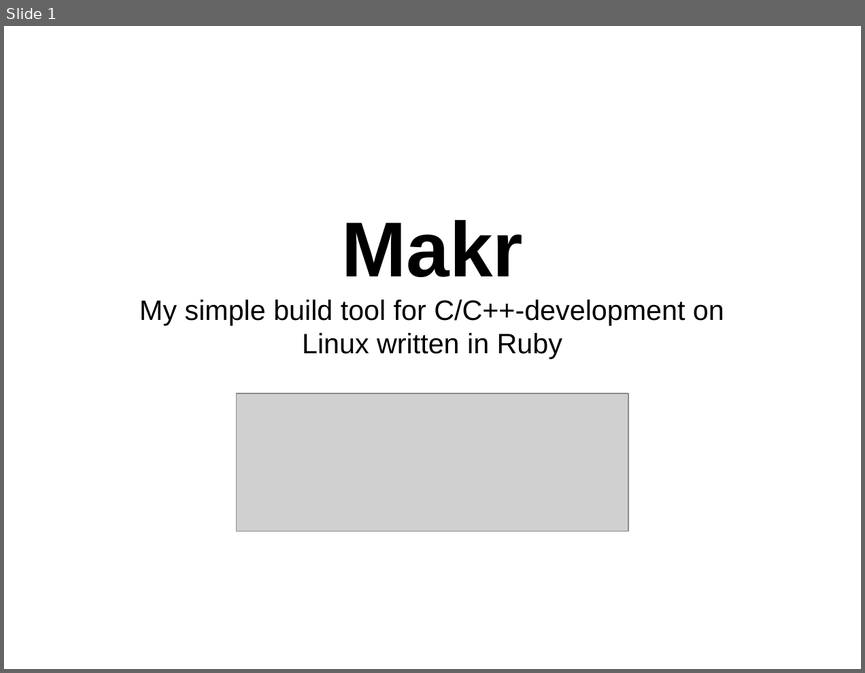
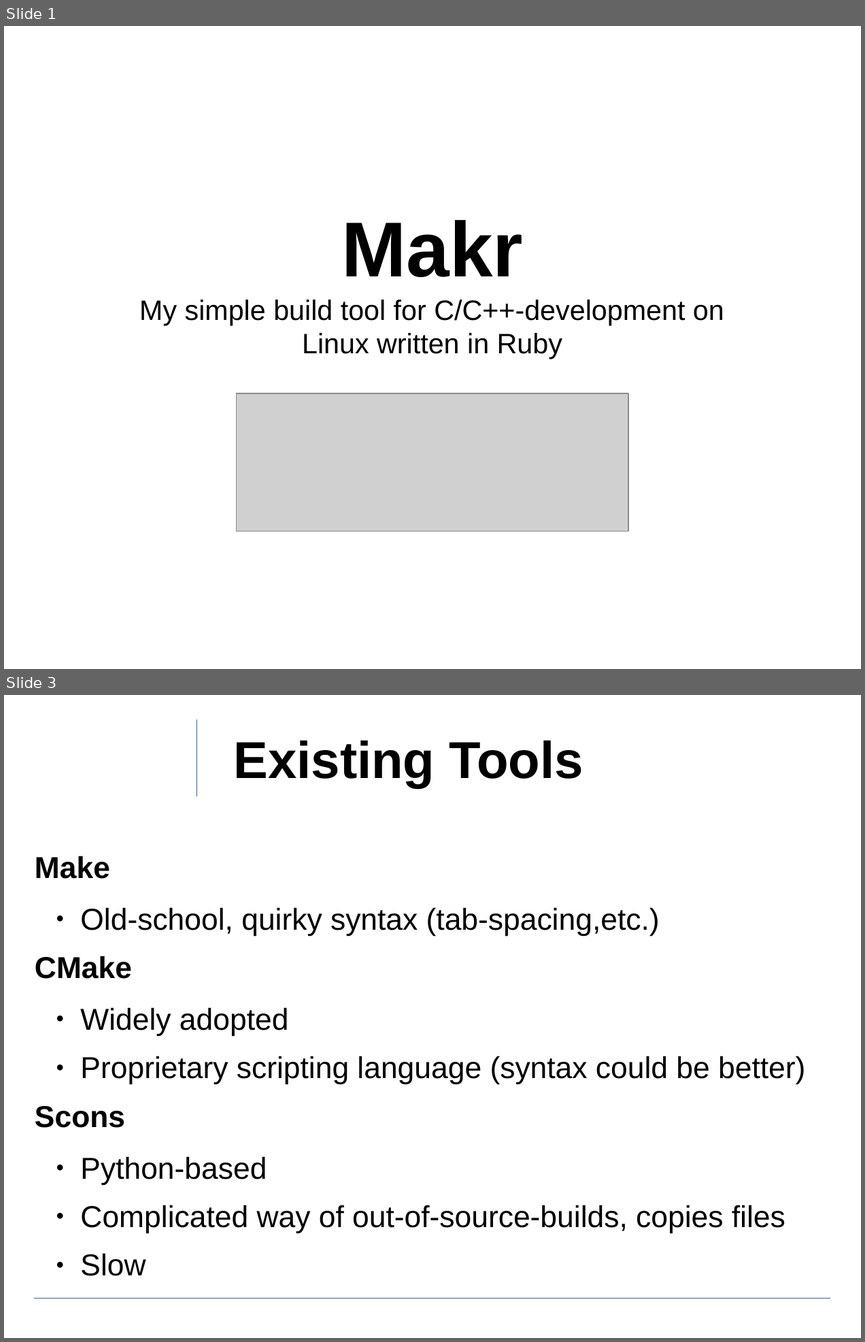
Before and after one commit to ewuenf/Makr, a slide deck: doc/concepts/Makr_Concepts.01.odp. Shown one above the other, each under a label of ours: slide 1 before the commit, slides 1 and 3 after it; the slides between them are not shown. The pictures are 865x673 and 865x1342 pixels, drawn with LibreOffice and Linux fonts; fonts in the diff are those of the drawing; grey boxes stand for pictures; background and template pictures are left out. Boxes give left, top, right and bottom in pixels: in the first picture for what was removed or moved away, otherwise in the second. Text is boxed around its words. In the diff, an @@ line names an element or a change of style, - is before the commit and + after.

```diff
--- a/doc/concepts/Makr_Concepts.01.odp
+++ b/doc/concepts/Makr_Concepts.01.odp
@@ slide 3 added at bbox=[4, 695, 861, 1338], background #FFFFFF @@
@@ line added from (197, 719) to (197, 796), #3465A4 0 pt @@
@@ title added at bbox=[233, 740, 583, 788], 48 pt, text #000000, bold @@
+Existing Tools
@@ text added at bbox=[35, 855, 805, 1276], 28 pt, text #000000 @@
+Make
+  ● Old-school, quirky syntax (tab-spacing,etc.)
+CMake
+  ● Widely adopted
+  ● Proprietary scripting language (syntax could be better)
+Scons
+  ● Python-based
+  ● Complicated way of out-of-source-builds, copies files
+  ● Slow
@@ line added from (35, 1298) to (830, 1298), #3465A4 0 pt @@
```
Also in this commit, not shown: 2 slides changed, 6 other slides added, 1 slide removed, 1 other file.
